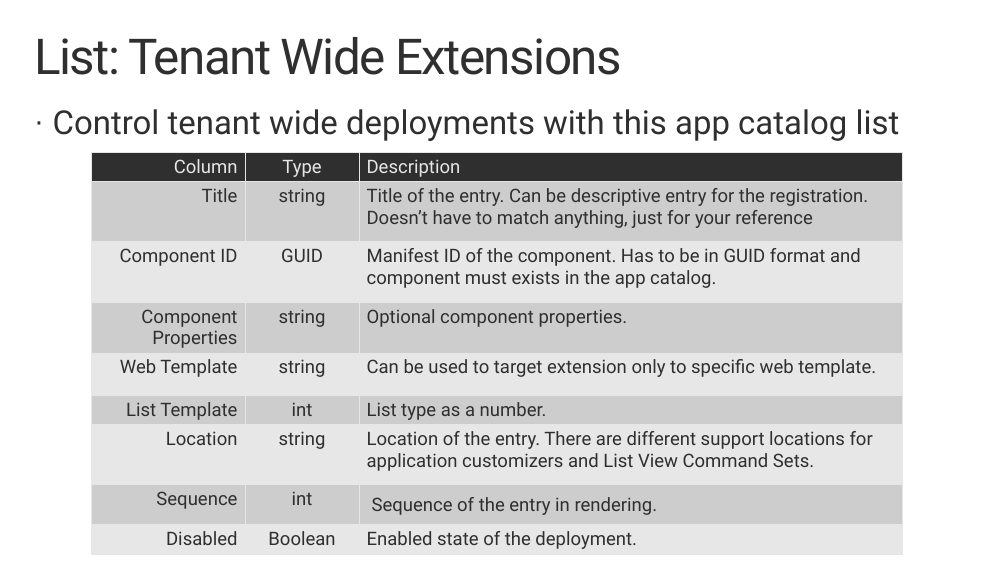
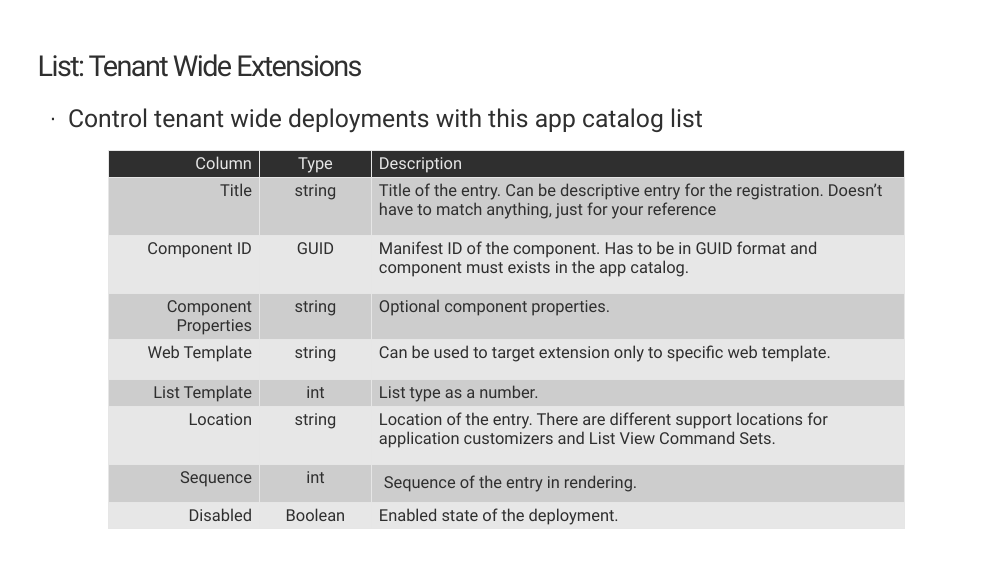
Before and after one commit to SharePoint/sp-dev-training-spfx-extensions, a slide deck: slide 12 of 01 into+appcustomizer.pptx. Drawn at 1008x567 pixels with LibreOffice and Linux fonts; fonts in the diff are those of the drawing; background and template pictures are left out. Boxes give left, top, right and bottom in pixels: in the first picture for what was removed or moved away, otherwise in the second. Text is boxed around its words. In the diff, an @@ line names an element or a change of style, - is before the commit and + after.

```diff
--- a/01 into+appcustomizer.pptx
+++ b/01 into+appcustomizer.pptx
@@ title "List: Tenant Wide Extensions": place and size @@
-title "List: Tenant Wide Extensions" at (34, 37, 622, 75)
+title "List: Tenant Wide Extensions" at (38, 54, 362, 77)
@@ title "List: Tenant Wide Extensions" at (38, 54, 362, 77): size 48 to 28 pt @@
@@ text "Control tenant wide deployments with ...": place and size @@
-text "Control tenant wide deployments with ..." at (53, 109, 900, 141)
+text "Control tenant wide deployments with ..." at (68, 108, 703, 133)
@@ text "Control tenant wide deployments with ..." at (68, 108, 703, 133): size 32 to 24 pt; less space between paragraphs @@
@@ table at (109, 151, 904, 533) @@
@@ size 18 to 16 pt @@
@@ table: place and size @@
-table at (92, 153, 903, 557)
+table at (109, 151, 904, 533)
```
Also in this commit, not shown: 11 other slides changed, 2 other files.
